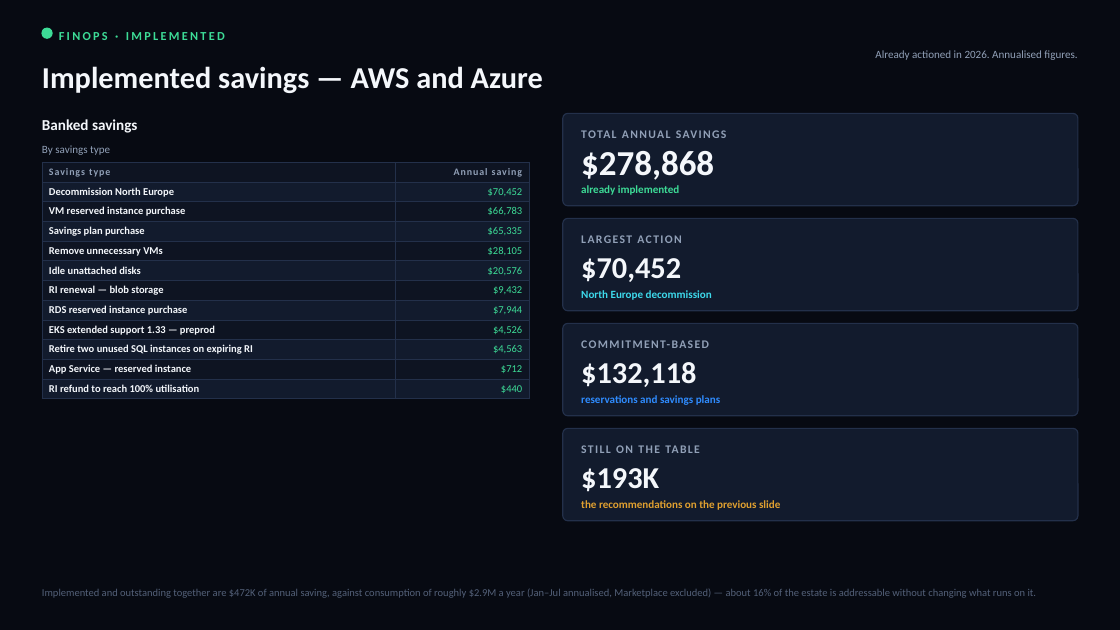
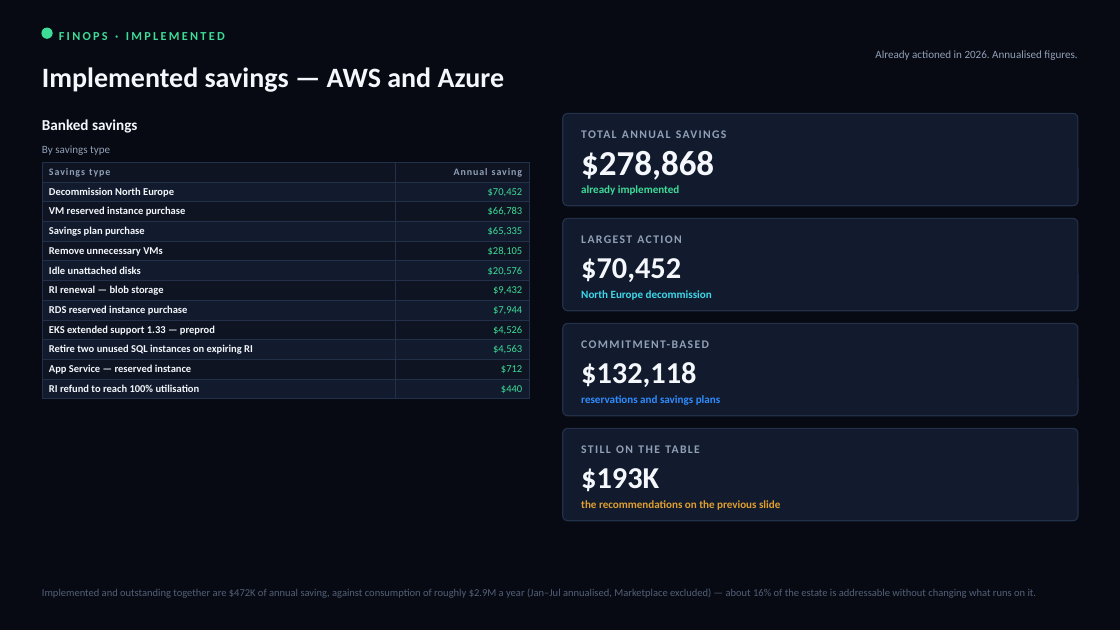
Before and after one commit to arielga5-code/Finops, a slide deck: slide 37 of deck/Cloud_FinOps_Harel_2026.pptx. Drawn at 1120x630 pixels with LibreOffice and Linux fonts; fonts in the diff are those of the drawing. Boxes give left, top, right and bottom in pixels: in the first picture for what was removed or moved away, otherwise in the second. Text is boxed around its words. In the diff, an @@ line names an element or a change of style, - is before the commit and + after.

```diff
--- a/deck/Cloud_FinOps_Harel_2026.pptx
+++ b/deck/Cloud_FinOps_Harel_2026.pptx
@@ text "Implemented savings — AWS and ..." at box(42, 67, 505, 92): size 26 to 24 pt @@
```
Also in this commit, not shown: 12 other slides changed, 8 other files.
